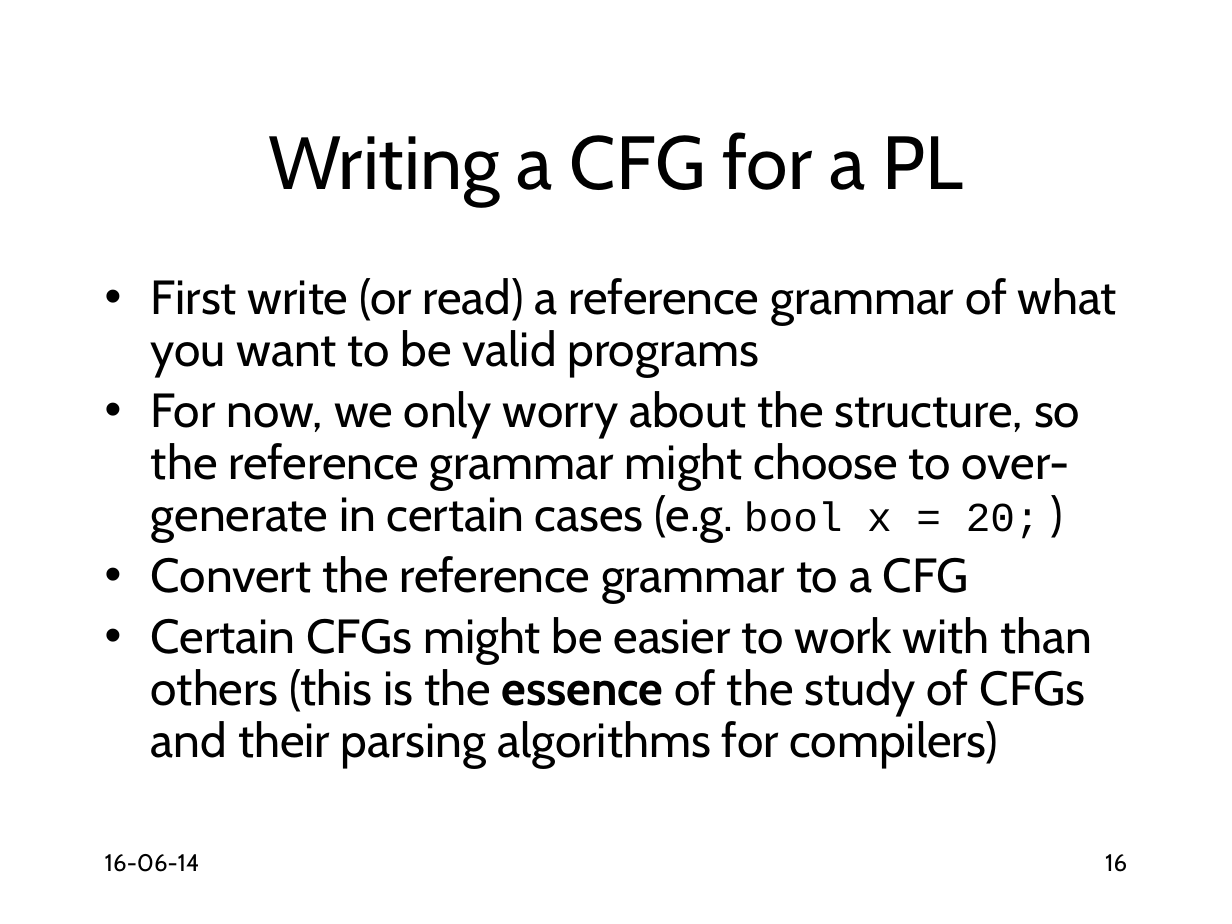
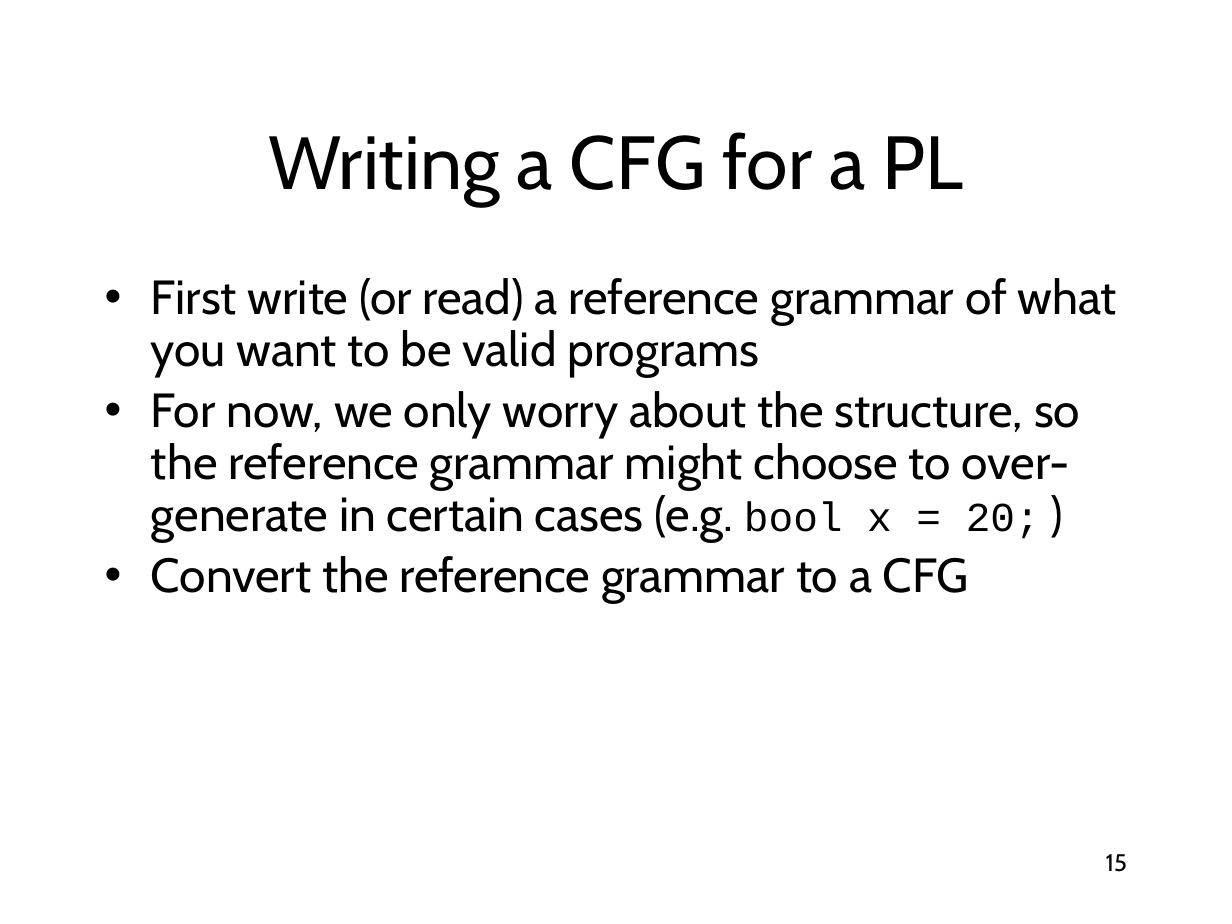
Before and after one commit to anoopsarkar/compilers-class, a slide deck: slide 15 of assets/ppt/cfg/cfg1-intro.pptx (slide 16 before the commit). Drawn at 1232x924 pixels with LibreOffice and Linux fonts; fonts in the diff are those of the drawing. Boxes give left, top, right and bottom in pixels: in the first picture for what was removed or moved away, otherwise in the second. Text is boxed around its words. In the diff, an @@ line names an element or a change of style, - is before the commit and + after.

```diff
--- a/assets/ppt/cfg/cfg1-intro.pptx
+++ b/assets/ppt/cfg/cfg1-intro.pptx
@@ text at [151,617,1093,768]: paragraph removed @@
-• Certain CFGs might be easier to work with than others (this is the essence of the study of CFGs and their parsing algorithms for compilers)
@@ text removed at [105,854,200,872] @@
-16-06-14
@@ page number at [1106,854,1127,872]: text changed @@
-16
+15
```
Also in this commit, not shown: 15 other slides changed, 1 slide removed, 2 other files.
